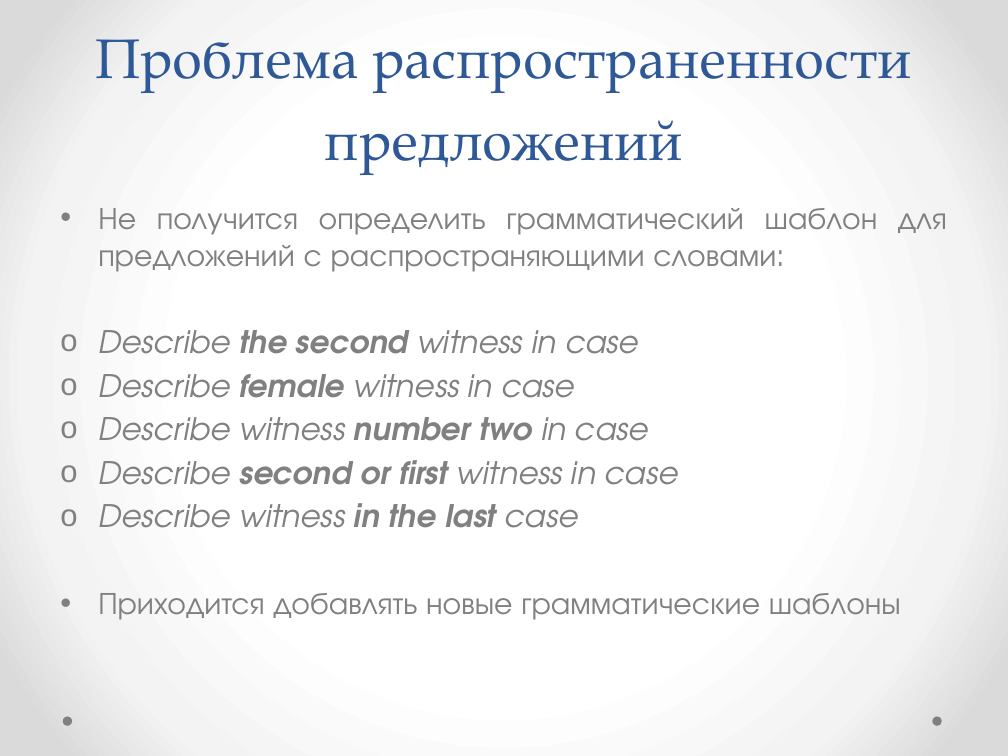
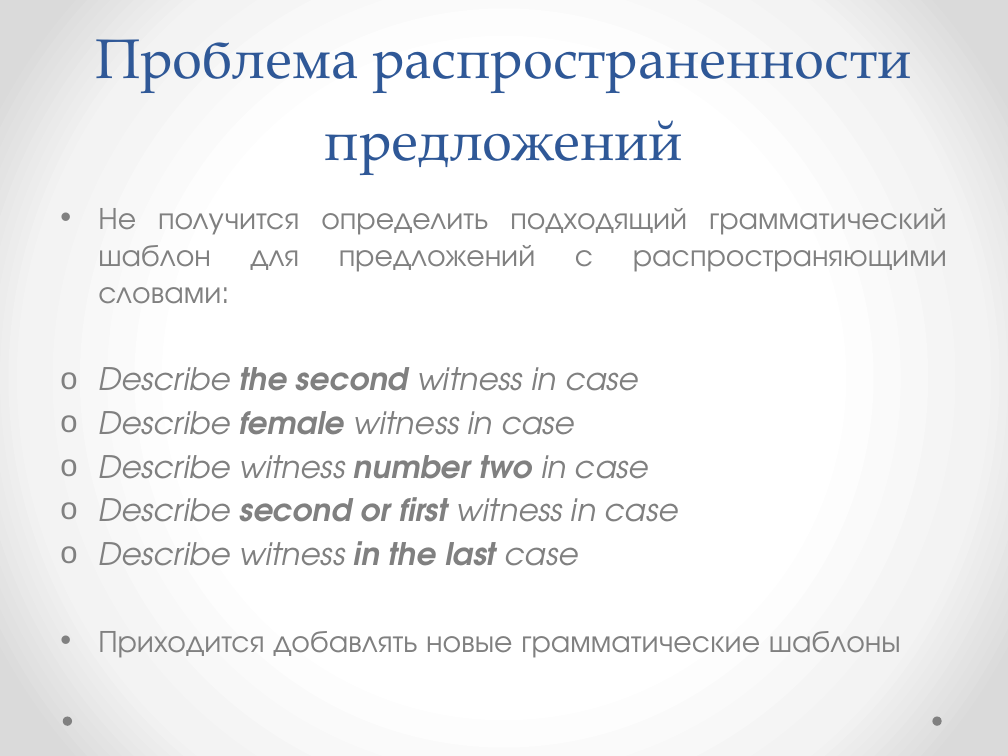
Before and after one commit to EgorGrisina/HypothesesGeneration, a slide deck: slide 4 of docs/Грицина_Егор_43504_3_вкр_доклад.pptx. Drawn at 1008x756 pixels with LibreOffice and Linux fonts; fonts in the diff are those of the drawing. Boxes give left, top, right and bottom in pixels: in the first picture for what was removed or moved away, otherwise in the second. Text is boxed around its words. In the diff, an @@ line names an element or a change of style, - is before the commit and + after.

```diff
--- a/docs/Грицина_Егор_43504_3_вкр_доклад.pptx
+++ b/docs/Грицина_Егор_43504_3_вкр_доклад.pptx
@@ text at [98,208,947,304]: text changed @@
-• Не получится определить грамматический шаблон для предложений с распространяющими словами:
+• Не получится определить подходящий грамматический шаблон для предложений с распространяющими словами:
```
Also in this commit, not shown: 3 other slides changed, 1 other file.
